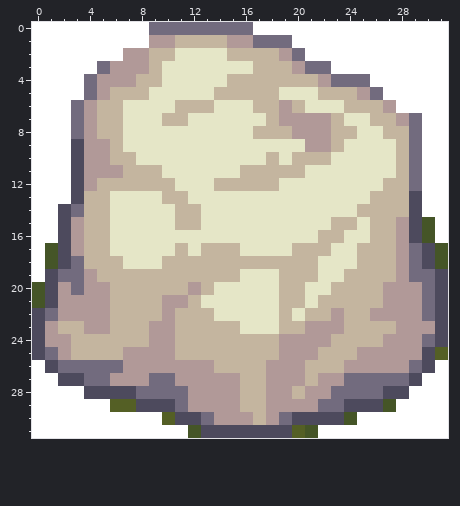
File history of a pixel-art sprite, frontend/src/assets/images/1.png. That is the earlier state.
The file is 32x32 pixels.
The result:
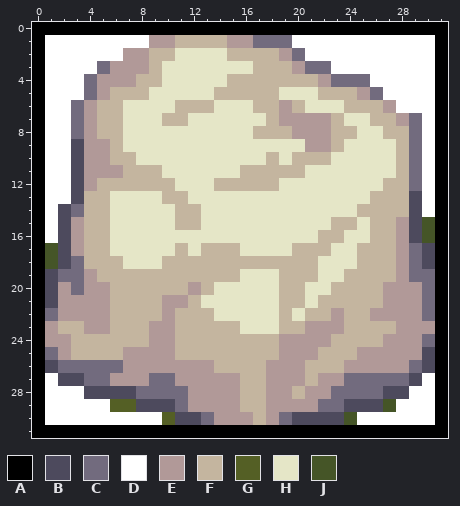
Palette (. is transparent): A #000000  B #4d4a5d  C #726b7e  D #ffffff  E #b19998  F #c4b59f  G #545f25  H #e5e6c7  J #455527
Difference:
{"y":0,"x":0,"old":"DDDDDDDDDCCCCCCCCDDDDDDDDDDDDDDD","new":"AAAAAAAAAAAAAAAAAAAAAAAAAAAAAAAA"}
{"y":1,"x":0,"old":"D","new":"A"}
{"y":1,"x":31,"old":"D","new":"A"}
{"y":2,"x":0,"old":"D","new":"A"}
{"y":2,"x":31,"old":"D","new":"A"}
{"y":3,"x":0,"old":"D","new":"A"}
{"y":3,"x":31,"old":"D","new":"A"}
{"y":4,"x":0,"old":"D","new":"A"}
{"y":4,"x":31,"old":"D","new":"A"}
{"y":5,"x":0,"old":"D","new":"A"}
{"y":5,"x":31,"old":"D","new":"A"}
{"y":6,"x":0,"old":"D","new":"A"}
{"y":6,"x":31,"old":"D","new":"A"}
{"y":7,"x":0,"old":"D","new":"A"}
{"y":7,"x":31,"old":"D","new":"A"}
{"y":8,"x":0,"old":"D","new":"A"}
{"y":8,"x":31,"old":"D","new":"A"}
{"y":9,"x":0,"old":"D","new":"A"}
{"y":9,"x":31,"old":"D","new":"A"}
{"y":10,"x":0,"old":"D","new":"A"}
{"y":10,"x":31,"old":"D","new":"A"}
{"y":11,"x":0,"old":"D","new":"A"}
{"y":11,"x":31,"old":"D","new":"A"}
{"y":12,"x":0,"old":"D","new":"A"}
{"y":12,"x":31,"old":"D","new":"A"}
{"y":13,"x":0,"old":"D","new":"A"}
{"y":13,"x":31,"old":"D","new":"A"}
{"y":14,"x":0,"old":"D","new":"A"}
{"y":14,"x":31,"old":"D","new":"A"}
{"y":15,"x":0,"old":"D","new":"A"}
{"y":15,"x":31,"old":"D","new":"A"}
{"y":16,"x":0,"old":"D","new":"A"}
{"y":16,"x":31,"old":"D","new":"A"}
{"y":17,"x":0,"old":"D","new":"A"}
{"y":17,"x":31,"old":"J","new":"A"}
{"y":18,"x":0,"old":"D","new":"A"}
{"y":18,"x":31,"old":"J","new":"A"}
{"y":19,"x":0,"old":"D","new":"A"}
{"y":19,"x":31,"old":"B","new":"A"}
{"y":20,"x":0,"old":"J","new":"A"}
{"y":20,"x":31,"old":"B","new":"A"}
{"y":21,"x":0,"old":"J","new":"A"}
{"y":21,"x":31,"old":"B","new":"A"}
{"y":22,"x":0,"old":"B","new":"A"}
{"y":22,"x":31,"old":"B","new":"A"}
{"y":23,"x":0,"old":"B","new":"A"}
{"y":23,"x":31,"old":"B","new":"A"}
{"y":24,"x":0,"old":"B","new":"A"}
{"y":24,"x":31,"old":"B","new":"A"}
{"y":25,"x":0,"old":"B","new":"A"}
{"y":25,"x":31,"old":"G","new":"A"}
{"y":26,"x":0,"old":"D","new":"A"}
{"y":26,"x":31,"old":"D","new":"A"}
{"y":27,"x":0,"old":"D","new":"A"}
{"y":27,"x":31,"old":"D","new":"A"}
{"y":28,"x":0,"old":"D","new":"A"}
{"y":28,"x":31,"old":"D","new":"A"}
{"y":29,"x":0,"old":"D","new":"A"}
{"y":29,"x":31,"old":"D","new":"A"}
{"y":30,"x":0,"old":"D","new":"A"}
{"y":30,"x":31,"old":"D","new":"A"}
{"y":31,"x":0,"old":"DDDDDDDDDDDDJBBBBBBBGJDDDDDDDDDD","new":"AAAAAAAAAAAAAAAAAAAAAAAAAAAAAAAA"}
